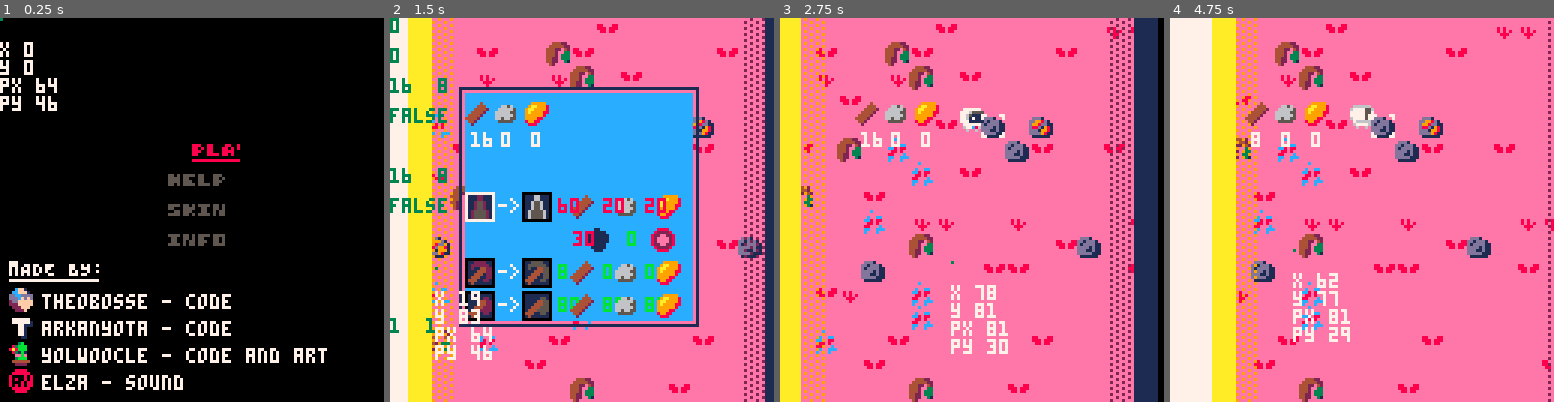
Above: before the commit, frames 1-4 (left to right).
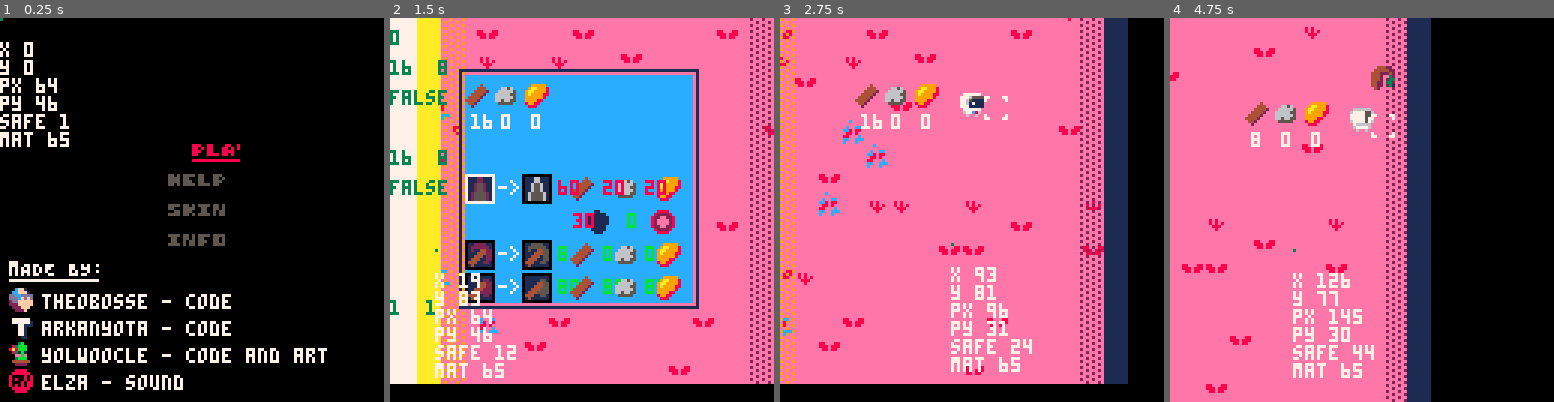
Above: after the commit, the same moments.

Repository: ARKANYOTA/ludumdare47
Game: PICO-8 cartridge arkanv1.p8
Same seed, same stepped clock (60 frames per second), same inputs: the game is played once before the commit and once after it.
Inputs (mouse positions are in pixels of both pictures, inside the frame that each line leads up to):
- Up to frame 1 (0.25 s): no input
- Up to frame 2 (1.5 s): tap X (X key) at 0.33, 1.07 s; click (670, 121) at 0.67 s; tap O (Z key) at 0.7 s; click (436, 267) at 1.22 s
- Up to frame 3 (2.75 s): hold Right 1.6-2.1 s; tap O (Z key) at 1.7, 2.1, 2.5 s; click (887, 114) at 1.77 s; tap X (X key) at 1.85 s; hold Up 2.15-2.42 s; click (952, 259) at 2.32 s; hold Right from 2.47 s (still down)
- Up to frame 4 (4.75 s): click (1404, 106) at 2.87 s; tap O (Z key) every 0.4 s from 2.9 to 4.5 s; tap X (X key) at 2.97, 4.08 s; release Right at 3.03 s; hold Left 3.08-3.58 s; click (1465, 256) at 3.42 s; hold Down 3.63-3.97 s; click (1231, 102) at 3.97 s; hold Right 4.02-4.68 s; click (1292, 248) at 4.52 s; hold Up from 4.73 s (still down)

The runs differ from the first frame. In frame 1, 0.6% of the frame differs, in the area x 0-18%, y 25-34%; in frame 2, 36%; in frame 3, 37%; in frame 4, 64%, in the area x 0-100%, y 0-100%.

Commit message:
auto generation

Diff:
--- a/arkanv1.p8
+++ b/arkanv1.p8
@@ -7,7 +7,7 @@
 --yolwoocle
 --and elza
 sp = 0 --0=blanc; 1=jaune; 2=rouge
-bdebug = false
+bdebug=false
 clock=0
 --camera
 cx = 0
@@ -90,10 +90,33 @@
 		end
 
   --hot and cold zones
-		if(clock%6==0) safex+=0.75
-		if(safex>900) safex=0
-		for i=1,17 do
-		  mget()
+		if(clock%6==0) safex+=1
+		if(safex>1024) safex=0
+		if(clock%6==0 and
+		(safex\1)%8==0) then
+		  for i=1,17 do
+		    mat=mget(safex\8+1,i)
+		    if mat==80 then
+		      mset(safex\8+1,i,83)
+		    elseif mat==83 then
+		      mset(safex\8+1,i,81)
+		    elseif mat==81 then
+		      mset(safex\8+1,i,82)
+		    elseif mat==82 then
+		      mset(safex\8+1,i,84)
+		    end
+		  end
+
+		  for i=1,17 do
+		    mat=mget(safex\8+15,i)
+		    if rnd(100)<4 and not
+		    (mat==81 or
+		    mat==82 or
+		    mat==83 or
+		    mat==84) then
+		      mset(safex\8+15,i,80)
+		    end
+		  end
 		end
 
   --mine
@@ -213,6 +236,8 @@
 		print("y "..mouy)
 		print("px "..x)
 		print("py "..y)
+		print("safe "..safex)
+		print("mat "..mget(cux\8,cuy\8))
 end
 -->8
 --debug
@@ -877,29 +902,29 @@
 0000000000000000000000000000000000000000000000000000000000000000000000000000000000000000000000000000000000000000000000000000000000000000000000000000000000000000030303030300000000000000000000000000000000000000000000000000000000000000000000000000000000000000
 0000000000000000000000000000000000000000000000000000000000000000000000000000000000000000000000000000000000000000000000000000000000000000000000000000000000000000000000000000000000000000000000000000000000000000000000000000000000000000000000000000000000000000
 __map__
-4141414141414141414041414141414142424141414141414141414141404141415252414141414041414141414141414141414140414141414141414141414141414040414141414141414141414141414141414141414142414141414141414141404141414141414141414142414140414141414141414141414141414041
-4141414140414150404141414141404141414141414041414141404141404141414141404141414141414141414041414141414141414141424141415141514140404141414141424141414141414141414141414040414141414141414141414141414141414041415252404141414141414140414141414140414141414141
-4140414142414142504140414141414141414141414141414141414141415141404041414140414241515141414141404141414141414141414041414141414151414141414141414141404141414141424141404041414141404141415141404141404141414141414141525241424242414141514140414140405040414141
-4141414141404141414141414141414141414141414141414141414141414242505041414141414141414141414142414141414041414141414141414141414141404152414140414141404040414141414141414141414041414140414151515151515151514141414141414140414141414141414141414141414141414151
-4141444141414141414041514152414141414140514141404141414141414041505041414141414140404141414142414141414141414140504041414141414150504150405040504140405041504041414141414151414141414141414141415141505041514141414141414141414141414041414141505041414142414140
-4041414041504144414141415140414140414141414141404141414141414142414141414141414041414140414141414141414141414141414141425140414141424141414141414141404051514141414142414141414141414141414141415151515151514141404141414141414141404140404141424140404141414141
-4141424141414141444140414141414141414141414141414141414141414141414141414241414141414141414041414141414141404141414141415141414141414141414141414141414141414141404141414141414141414141414241414141414141414141414141404141414141414141414041414152414141414141
-4141415041414041414141414141414141414141404141414141414141414141414150424141414141414040414141414151514141404141414141424141414141414141415141414141424141404141414141414041414041414141414041414140414152414141415051405141404141414141414041414141414140404141
-4141414141414441424241414241414141424241414141415353535341414141414041414141414140515140414141414140414141504141414141424141414141415041415141414140414141414150414141414141414141414141414041414141414152414141415050404151514141414141415141414141414141404141
-4140524141414141504141414141405141414141414151415454545441414140414141414041414141414151514241414141414141414141414141414141414141414041425151414141414141414140414141414141414141414141414141414141414141414141415050414141414141414141414141414140415041404141
-4141414141415141414141404041414141404141414141415454545440414141414141505041414241414141414140414141414141414141414141414141414141414141414140404141414141414141414142414140415051505051414242424141414141414141404141414141405141414141414141414141414041414241
-4141444140424141444141414141414141414141404141404141414141414141414141414141414141404141414141414141414140414140414141414250504141414140414141414241504141414141414141414241415051505041414141414141414041414141415241414041415151414241414140414141404141414140
-4041414141414141444141414141414141414141424141404141414141414141414141414141414140404141414141414141414141414141414141404041414141414140414141414141414141414141414141414141415151414141414141414041414141424141404141414141414140404141414141414141424241414141
-4141504144414140414141414140414141414141414141414141414141415151414141414141414141414141414141414141414040414141414141504141414141414241414141404141404041414140414141414141414141414141415141414041414141414141414141414141414041414141414141414141514141404141
-4141414141414041414141414141414141414041414141414141414241414141414041414140414141524141414141414151414141414140414141414141404141414141414141414141414141414141515141414140414141414141414141414141414140424141414141414141414141414141414141414141414041414141
-4140414141414141504141414041414141414141414140414141414041414141414141414141414141414141414042414141414141414141414040414141414141414141414141414141414141415151414141414141414141414140414141414141414141414141414141414041414141414141404041414141414041414140
-…(10 lines of a section not shown)…
+4141414141414141414041414141414142414141414141414141414141404141414141414141414041414141414141414141414140414141414141414141414141414040414141414141414141414141414141414141414142414141414141414141404141414141414141414142414140414141414141414141414141414041
+4141414140414141404141414141404141414141414141414141404141404141414141404141414141414141414041414141414141414141424141414141414141404141414141424141414141414141414141414040414141414141414141414141414141414041414141404141414141414140414141414140414141414141
+4140414142414142414140414141414141414141414141414141414141414141404041414140414241414141414141404141414141414141414041414141414141414141414141414141404141414141424141404041414141404141415141404141404141414141414141414141424242414141514140414140405040414141
+4141414141404141414141414141414141414141414141414141414141414141414141414141414141414141414142414141414041414141414141414141414141404141414141414141404040414141414141414141414041414140414141414141414141414141414141414140414141414141414141414141414141414151
+4141444141414141414041414141414141414141414141414141414141414041414141414141414140404141414142414141414141414140414041414141414141414141414141414140404141414041414141414151414141414141414141414141414141414141414141414141414141414041414141505041414142414140
+4041414041414144414141414141414140414141414141414141414141414142414141414141414041414140414141414141414141414141414141424140414141424141414141414141414141414141414142414141414141414141414141414141414141414141404141414141414141404140404141424140404141414141
+4141424141414141444141414141414141414141414141414141414141414141414141414241414141414141414041414141414141404141414141414141414141414141414141414141414141414141404141414141414141414141414241414141414141414141414141414141414141414141414041414152414141414141
+4141414141414041414141414141414141414141414141414141414141414141414141424141414141414040414141414141414141404141414141424141414141414141414141414141424141404141414141414041414041414141414041414140414141414141414141415141404141414141414041414141414140404141
+4141414141414441424241414241414141424141414141414141414141414141414041414141414140414140414141414140414141414141414141424141414141414141414141414140414141414141414141414141414141414141414041414141414141414141414141414151514141414141415141414141414141404141
+4140414141414141414141414141404141414141414141414141414141414140414141414041414141414141414241414141414141414141414141414141414141414141414141414141414141414140414141414141414141414141414141414141414141414141414141414141414141414141414141414140415041404141
+4141414141414141414141404041414141404141414141414141414140414141414141414141414241414141414140414141414141414141414141414141414141414141414141404141414141414141414142414140414141414141414242424141414141414141404141414141405141414141414141414141414041414241
+4141444140424141414141414141414141414141414141414141414141414141414141414141414141404141414141414141414140414140414141414241414141414140414141414241414141414141414141414241414141414141414141414141414041414141415241414041415151414241414140414141404141414140
+4041414141414141414141414141414141414141414141414141414141414141414141414141414140404141414141414141414141414141414141404141414141414140414141414141414141414141414141414141414141414141414141414041414141424141404141414141414140404141414141414141424241414141
+4141414144414140414141414140414141414141414141414141414141414141414141414141414141414141414141414141414040414141414141414141414141414241414141404141404041414140414141414141414141414141415141414041414141414141414141414141414041414141414141414141514141404141
+4141414141414041414141414141414141414141414141414141414241414141414041414140414141414141414141414141414141414140414141414141404141414141414141414141414141414141515141414140414141414141414141414141414140424141414141414141414141414141414141414141414041414141
+4140414141414141414141414041414141414141414141414141414041414141414141414141414141414141414042414141414141414141414040414141414141414141414141414141414141415151414141414141414141414140414141414141414141414141414141414041414141414141404041414141414041414140
+…(10 lines of a section not shown)…
